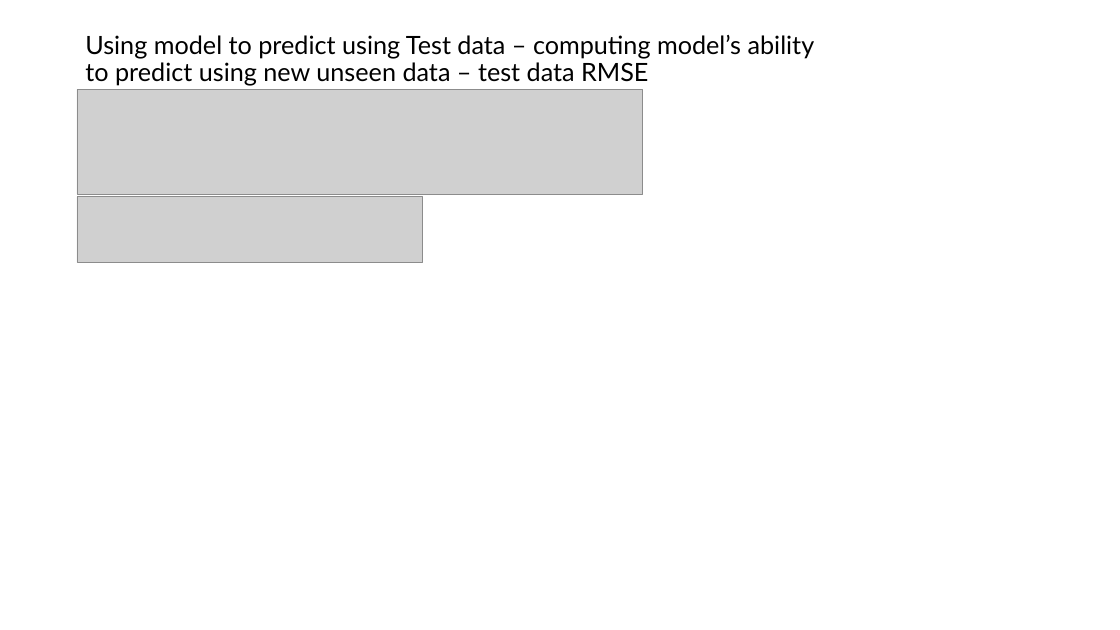
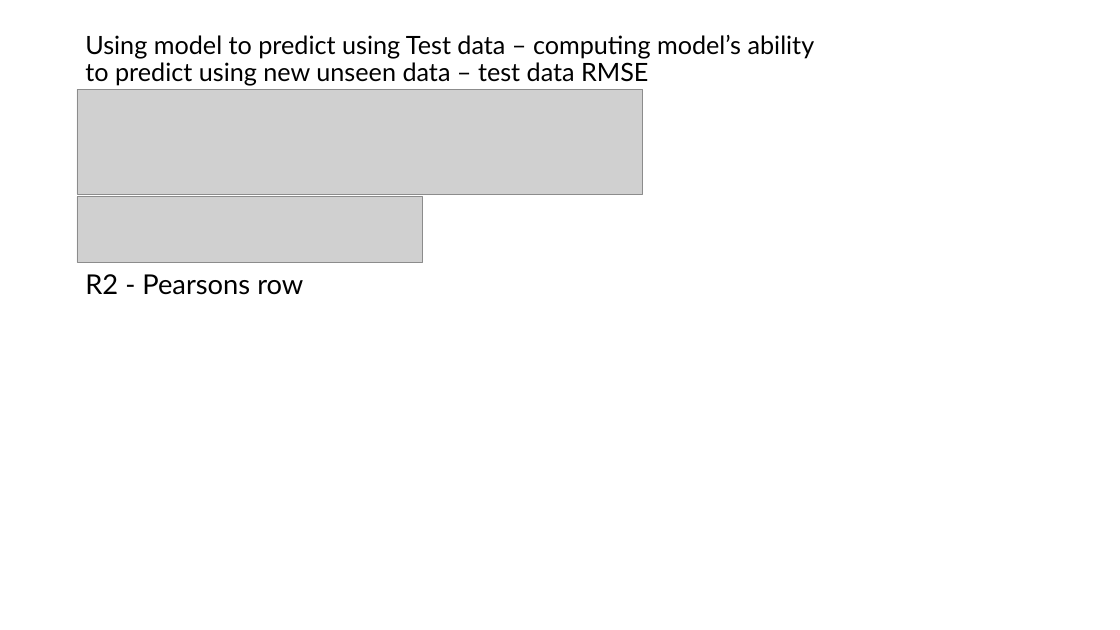
Before and after one commit to arielkoh02/dissertation-loch-leven, a slide deck: slide 37 of output/24.3.pptx (slide 36 before the commit). Drawn at 1120x630 pixels with LibreOffice and Linux fonts; fonts in the diff are those of the drawing; grey boxes stand for pictures. Boxes give left, top, right and bottom in pixels: in the first picture for what was removed or moved away, otherwise in the second. Text is boxed around its words. In the diff, an @@ line names an element or a change of style, - is before the commit and + after.

```diff
--- a/output/24.3.pptx
+++ b/output/24.3.pptx
@@ text added at [85, 274, 303, 295], 23.4 pt, text #000000 @@
+R2 - Pearsons row
```
Also in this commit, not shown: 3 other slides changed, 1 slide added, 7 other files.
